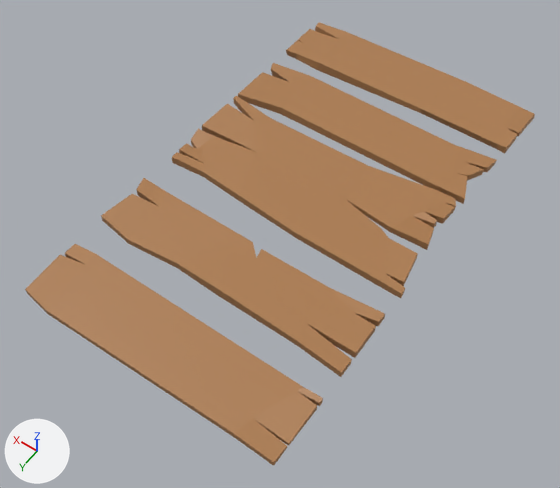
Two versions of the FBX model Assets/Assets_3D_import/Planks/plank03.fbx, one commit apart.
Rendered twice from a 50 mm camera at (-0.922, 1.384, 1.909) aimed at (-0.016, 0.116, -0.084). The lights are fixed; the arrows at lower left show +X, +Y and +Z. Where no turn or scale is listed for an object, it has been applied to the vertices.
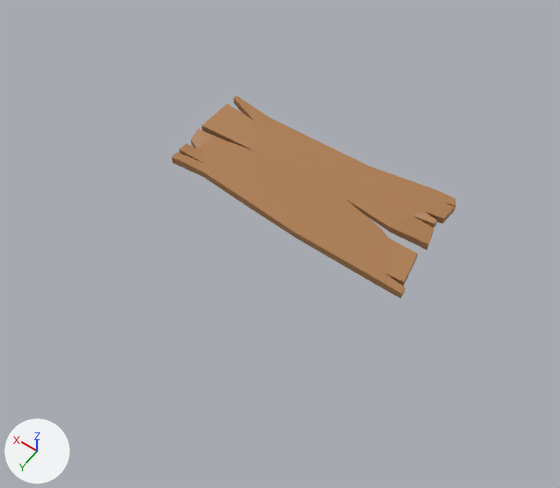
What differs and where, as boxes [x1, y1, x2, y2] in the pictures (560 x 488 px):
'Plane.004', deleted (brown): before [25, 244, 323, 466]
'Plane.003', deleted (brown): before [101, 178, 385, 377]
'Plane.001', deleted (brown): before [238, 63, 497, 204]
'Plane', deleted (brown): before [286, 22, 535, 154]

What the commit changed:
Object 'Plane.003' (ob_plane_003) is deleted.
Object 'Plane.004' (ob_plane_004) is deleted.
Object 'Plane.001' (ob_plane_001) is deleted.
Object 'Plane' (ob_plane) is deleted.
